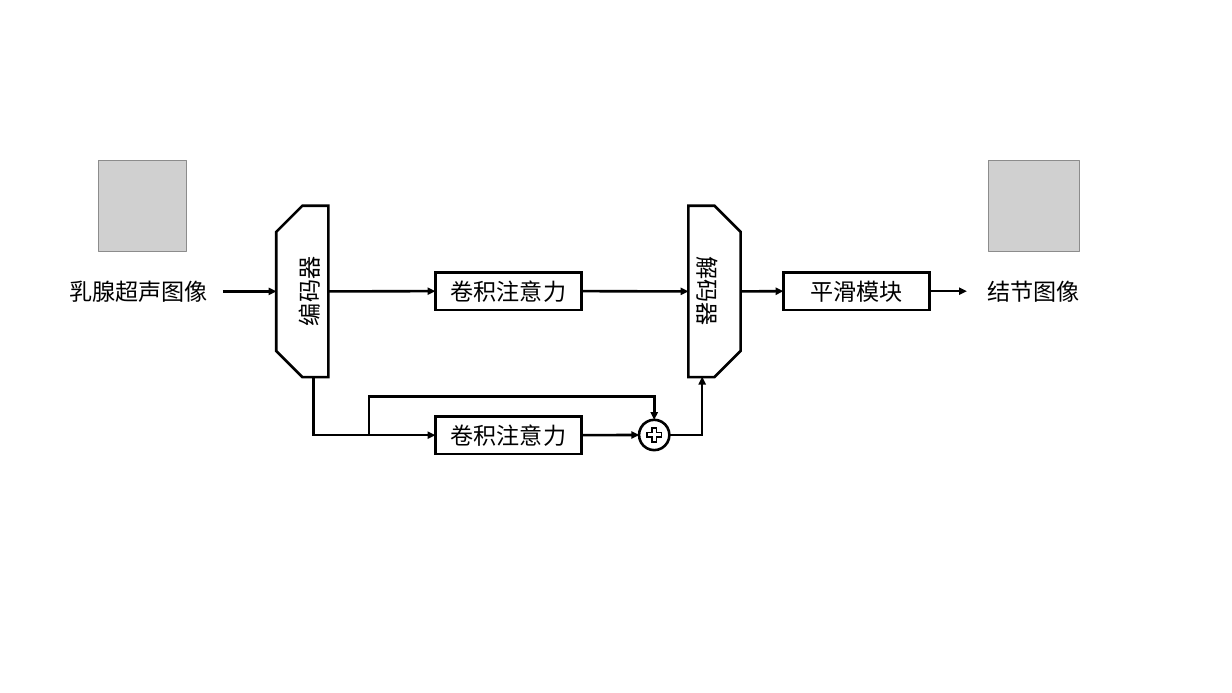
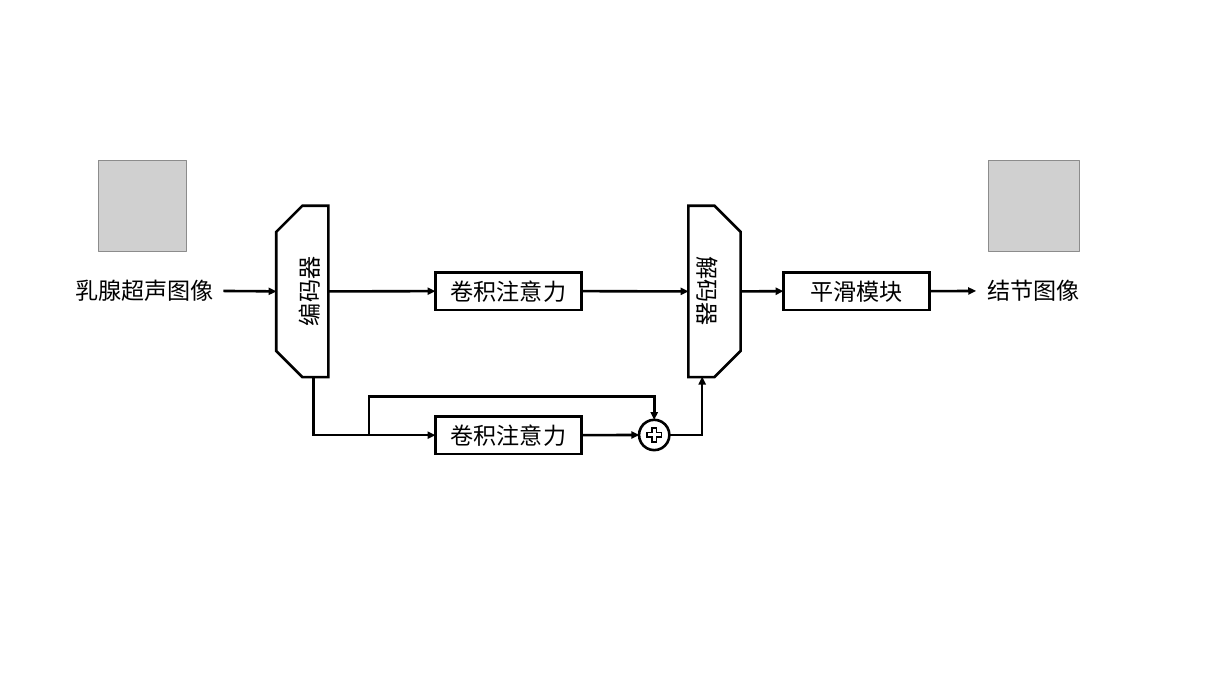
Before and after one commit to ZHY109/Patent1---Breast-Cancer-Ultrasound-Image-Assisted-Diagnosis-System, a slide deck: slide 2 of New Microsoft PowerPoint Presentation.pptx. Drawn at 1232x693 pixels with LibreOffice and Linux fonts; fonts in the diff are those of the drawing; grey boxes stand for pictures. Boxes give left, top, right and bottom in pixels: in the first picture for what was removed or moved away, otherwise in the second. Text is boxed around its words. In the diff, an @@ line names an element or a change of style, - is before the commit and + after.

```diff
--- a/New Microsoft PowerPoint Presentation.pptx
+++ b/New Microsoft PowerPoint Presentation.pptx
@@ text "乳腺超声图像" at (75, 279, 214, 301): vertical alignment middle to top @@
@@ arrow moved from (930, 291) - (967, 291) to (930, 291) - (976, 291) @@
@@ text "结节图像" at (987, 279, 1079, 301): vertical alignment middle to top @@
```
Also in this commit, not shown: 3 other slides changed, 7 other files.
